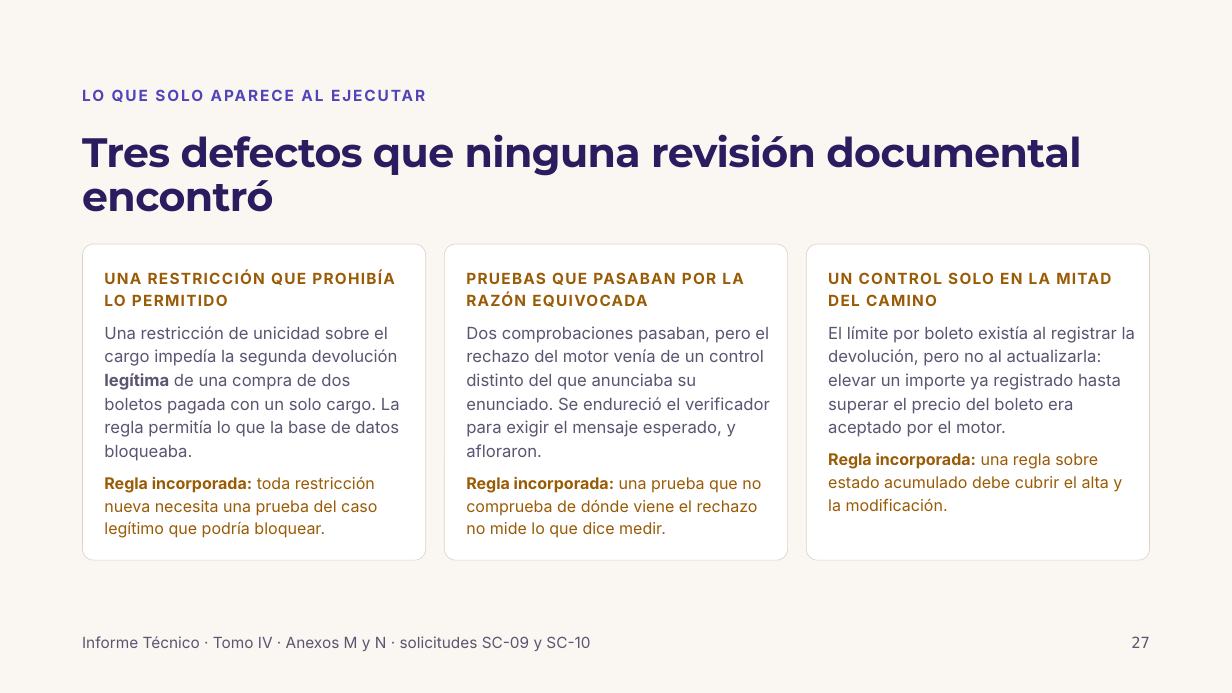
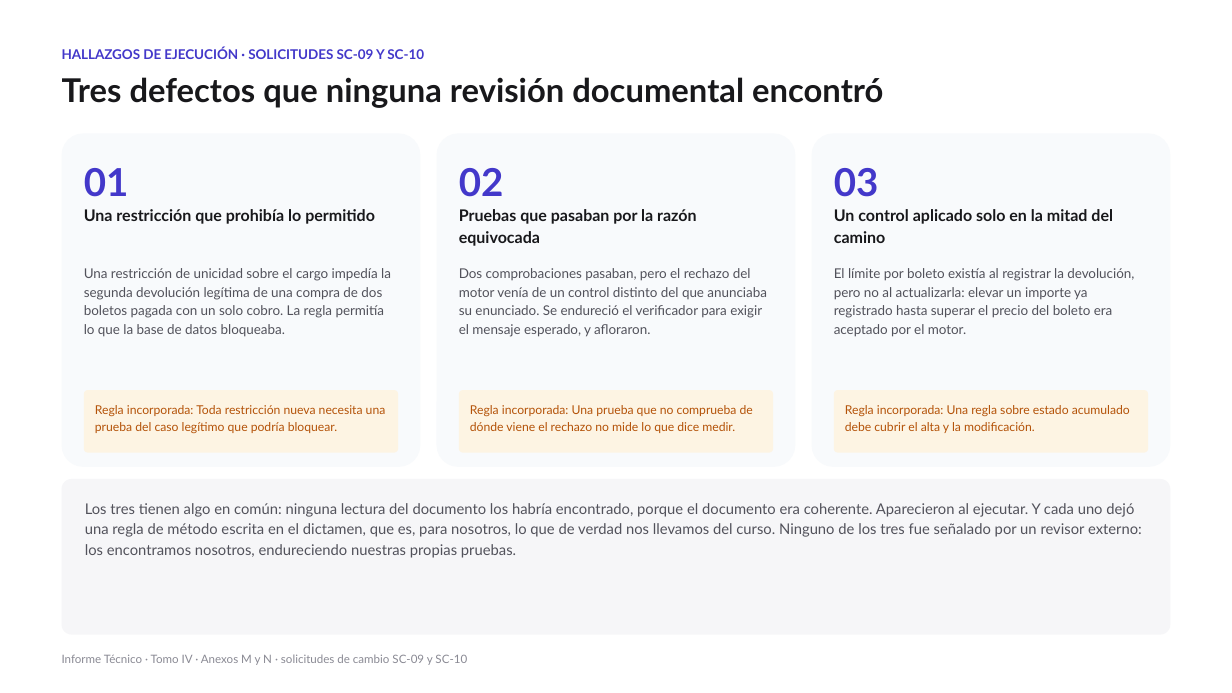
Before and after one commit to wdelgadoc/Grupo5-IR-UNFV, a slide deck: slide 26 of Presentacion_VAOPE_CU-11_Grupo_5.pptx (slide 27 before the commit). Drawn at 1232x693 pixels with LibreOffice and Linux fonts; fonts in the diff are those of the drawing. Boxes give left, top, right and bottom in pixels: in the first picture for what was removed or moved away, otherwise in the second. Text is boxed around its words. In the diff, an @@ line names an element or a change of style, - is before the commit and + after.

```diff
--- a/Presentacion_VAOPE_CU-11_Grupo_5.pptx
+++ b/Presentacion_VAOPE_CU-11_Grupo_5.pptx
@@ background #FAF7F2 to #FFFFFF @@
@@ text added at (62,47,424,59), 10.5 pt, text #4338CA, bold @@
+HALLAZGOS DE EJECUCIÓN · SOLICITUDES SC-09 Y SC-10
@@ text "Tres defectos que ninguna revisión ...": place and size @@
-text "Tres defectos que ninguna revisión ..." at (82,134,1081,212)
+text "Tres defectos que ninguna revisión ..." at (62,77,883,108)
@@ text "Tres defectos que ninguna revisión ..." at (62,77,883,108): size 32 to 25.5 pt, font Montserrat to Lato, text colour #2A1C5E to #18181B, letter spacing -0.5 to 0 pt; line spacing 34.2pt to 30.6pt @@
@@ text removed at (82,89,104,101) @@
-LO QUE SOLO APARECE AL EJECUTAR
@@ rounded rectangle added at (62,133,421,467), fill #F8FAFC @@
@@ rounded rectangle added at (436,133,795,467), fill #F8FAFC @@
@@ rounded rectangle added at (811,133,1170,467), fill #F8FAFC @@
@@ text added at (84,168,129,197), 30 pt, text #4338CA, bold @@
+01
@@ text added at (459,168,504,197), 30 pt, text #4338CA, bold @@
+02
@@ text added at (834,168,879,197), 30 pt, text #4338CA, bold @@
+03
@@ text at (84,209,375,224): text changed; size 12 to 12.5 pt; font Inter to Lato; text colour #9A5B06 to #18181B @@
-UNA RESTRICCIÓN QUE PROHIBÍA LO PERMITIDO
+Una restricción que prohibía lo permitido
@@ text at (459,209,696,246): text changed; size 12 to 12.5 pt; font Inter to Lato; text colour #9A5B06 to #18181B @@
-PRUEBAS QUE PASABAN POR LA RAZÓN EQUIVOCADA
+Pruebas que pasaban por la razón equivocada
@@ text at (834,209,1113,243): text changed; size 12 to 12.5 pt; font Inter to Lato; text colour #9A5B06 to #18181B @@
-UN CONTROL SOLO EN LA MITAD DEL CAMINO
+Un control aplicado solo en la mitad del camino
@@ text at (84,268,391,337): text changed; size 13 to 10.5 pt; font Inter to Lato; text colour #5C5470 to #52525B @@
-Una restricción de unicidad sobre el cargo impedía la segunda devolución legítima de una compra de dos boletos pagada con un solo cargo. La regla permitía lo que la base de datos bloqueaba.
+Una restricción de unicidad sobre el cargo impedía la segunda devolución legítima de una compra de dos boletos pagada con un solo cobro. La regla permitía lo que la base de datos bloqueaba.
@@ text "Dos comprobaciones pasaban, pero el ..." at (459,268,766,337): size 13 to 10.5 pt, font Inter to Lato, text colour #5C5470 to #52525B; line spacing 18.5pt to 1.15 @@
@@ text "Dos comprobaciones pasaban, pero el ...": place and size @@
-text "Dos comprobaciones pasaban, pero el ..." at (466,326,770,457)
+text "Dos comprobaciones pasaban, pero el ..." at (459,268,766,337)
@@ text "El límite por boleto existía ...": place and size @@
-text "El límite por boleto existía ..." at (828,326,1135,437)
+text "El límite por boleto existía ..." at (834,268,1134,337)
@@ text "El límite por boleto existía ..." at (834,268,1134,337): size 13 to 10.5 pt, font Inter to Lato, text colour #5C5470 to #52525B; line spacing 18.5pt to 1.15 @@
@@ fill #FFFFFF to #FDF4E3; outline #DCD4C8 0.5 pt to none; proportions changed in 3 elements at (459,390,774,453), (834,390,1148,453), (84,390,398,453) @@
@@ rounded rectangle: place and size @@
-rounded rectangle at (82,244,426,560)
+rounded rectangle at (84,390,398,453)
@@ text at (95,405,386,433): text changed; size 12.5 to 9.5 pt; font Inter to Lato; text colour #9A5B06 to #B45309 @@
-Regla incorporada: toda restricción nueva necesita una prueba del caso legítimo que podría bloquear.
+Regla incorporada: Toda restricción nueva necesita una prueba del caso legítimo que podría bloquear.
@@ rounded rectangle: place and size @@
-rounded rectangle at (445,244,788,560)
+rounded rectangle at (459,390,774,453)
@@ text at (470,405,753,433): text changed; size 12.5 to 9.5 pt; font Inter to Lato; text colour #9A5B06 to #B45309 @@
-Regla incorporada: una prueba que no comprueba de dónde viene el rechazo no mide lo que dice medir.
+Regla incorporada: Una prueba que no comprueba de dónde viene el rechazo no mide lo que dice medir.
@@ rounded rectangle: place and size @@
-rounded rectangle at (807,244,1151,560)
+rounded rectangle at (834,390,1148,453)
@@ text at (845,405,1130,433): text changed; size 12.5 to 9.5 pt; font Inter to Lato; text colour #9A5B06 to #B45309 @@
-Regla incorporada: una regla sobre estado acumulado debe cubrir el alta y la modificación.
+Regla incorporada: Una regla sobre estado acumulado debe cubrir el alta y la modificación.
@@ rounded rectangle added at (62,479,1171,634), fill #F6F6F8 @@
@@ text added at (85,503,1142,558), 11.5 pt, text #52525B @@
+Los tres tienen algo en común: ninguna lectura del documento los habría encontrado, porque el documento era coherente. Aparecieron al ejecutar. Y cada uno dejó una regla de método escrita en el dictamen, que es, para nosotros, lo que de verdad nos llevamos del curso. Ninguno de los tres fue señalado por un revisor externo: los encontramos nosotros, endureciendo nuestras propias pruebas.
@@ text at (62,654,467,665): text changed; size 12 to 9 pt; font Inter to Lato; text colour #5C5470 to #8A8A94 @@
-Informe Técnico · Tomo IV · Anexos M y N · solicitudes SC-09 y SC-10
+Informe Técnico · Tomo IV · Anexos M y N · solicitudes de cambio SC-09 y SC-10
@@ text removed at (1131,636,1149,648) @@
-27
```
Also in this commit, not shown: 17 other slides changed, 12 slides added, 13 slides removed.
